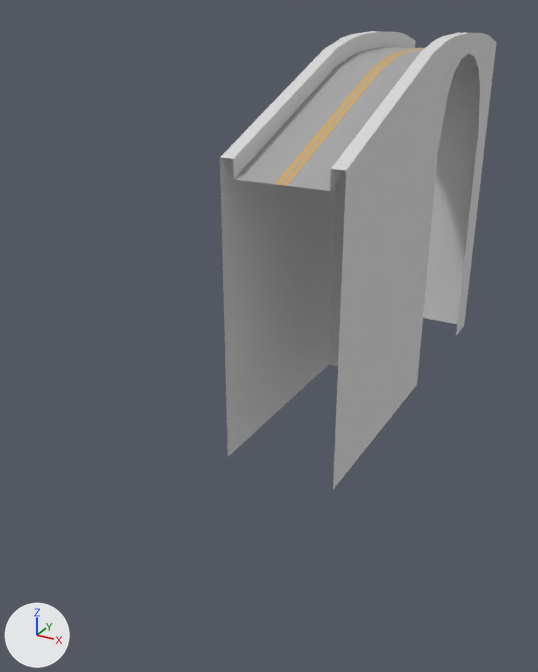
A saved change to the FBX model Game/Assets/MainGame/Level/Obstacles/Models/Viaduct.FBX.
Before and after are seen from a camera (50 mm lens) standing at (55.1, -208.9, 32.9) and looking at (-24.0, -65.1, -38.9). Every picture has the same lights, and +X, +Y and +Z are marked at lower left. Where no turn or scale is listed for an object, it has been applied to the vertices.

Names of what the first picture shows: 'Viaduct', 'Viaduct_asphalt'.
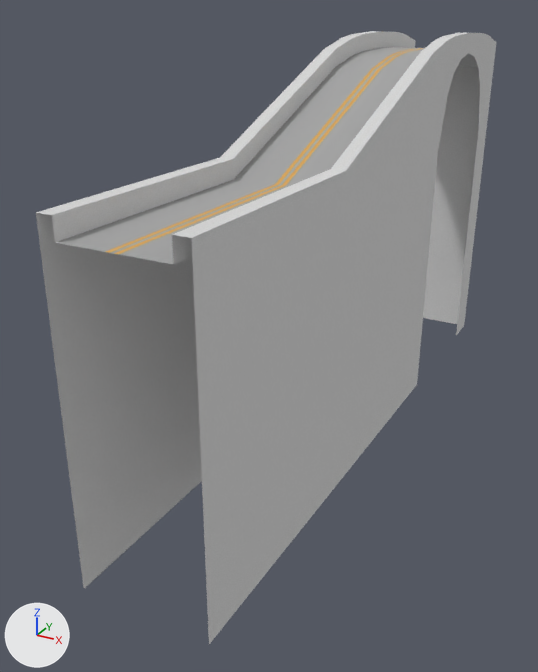
Commit message: Changed viaduct

What differs and where, as boxes (x1, y1, x2, y2) in the pictures (538 x 672 px):
'Viaduct', reshaped (66% wider, 34% taller)
    before: (220, 31, 496, 489)
    after: (36, 31, 496, 644)
'Viaduct_asphalt', reshaped
    before: (234, 47, 425, 191)
    after: (55, 47, 425, 264)
part 1 of me_mesh, added
    after: (36, 158, 346, 644)
part 2 of me_mesh_001, added
    after: (55, 180, 288, 264)

The change, as a list of edits to the scene's bpy script:
```text
Change me_mesh_001:
    used by ob_viaduct_asphalt; location = (0.0, 0.0, 0.0)
    verts and faces of me_mesh_001; kept vertices keep their numbers, new ones are numbered from 36
    before: 9 (-13.9, -78.8, 1.0) at pixel (280, 185), 28 (-3.2, -78.8, 1.0) at pixel (330, 190), 35 (-24.7, -78.8, 1.0) at pixel (233, 179)
    remove me_mesh_001.from_pydata(...)  # 36 vertices, 44 faces; spans x -24.7..-3.2, y -78.8..30.0, z 1.0..23.0
    add me_mesh_001.from_pydata(...)  # 39 vertices, 48 faces; spans x -24.7..-3.2, y -130.0..30.0, z 1.0..23.0
    me_mesh_001 part 2
    add for new, old in zip([36, 37, 38], [9, 28, 35]): verts[new] = verts[old] + (0.0, -51.2, 0.0)
    add faces += [(9, 36, 28), (28, 36, 37), (9, 35, 38), (9, 38, 36)]
Change me_mesh:
    used by ob_viaduct; location = (0.0, 0.0, 0.0)
    remove me_mesh.from_pydata(...)  # 137 vertices, 218 faces; spans x -27.9..0.0, y -78.8..30.0, z -66.5..27.2
    add me_mesh.from_pydata(...)  # 147 vertices, 234 faces; spans x -27.9..0.0, y -130.0..30.0, z -66.5..27.2
    me_mesh part 1
    10 new vertices lie (0.0, -51.2, 0.0) away from vertices in x -27.9..0.0, y -78.8, z -66.5..5.2
    16 new faces join them
```
